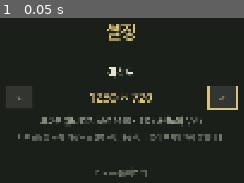
Above: before the commit, frame 1.
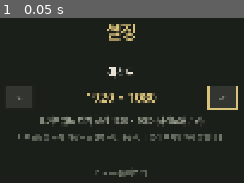
Above: after the commit, the same moment.

Repository: kimtuna/Gunfarm
Game: Godot game, scene res://scenes/settings.tscn
Two runs of this game, one before a commit and one after it. Both use one fixed random seed, a clock stepped at 60 frames per second and the inputs below. This scene is started directly instead of the project's main scene.
Inputs:
- Up to frame 1 (0.05 s): no input

The runs differ from the first frame. In frame 1, 2.8% of the frame differs, in the area x 16-85%, y 45-67%.

Commit message:
fix(design-loop): 루프가 QA 를 직접 돌린다 + 초원·바다 요구를 사람 말대로 다시 쓴다
사람 지적(2026-09-10): "지금 무엇보다 QA 쪽이 문제인 것 같은데 코드 문제인 거
같거든? 루프 돌리는 코드." — 맞았다. 루프 코드에 버그가 둘 있었다.

**① 세션을 죽여도 자식이 안 죽었다.** `kill $pid` 는 claude 만 죽여서 그 밑에서
돌던 Godot 이 고아로 남았다(실측: ppid 1 짜리 38분 된 qa_player_walk 가 CPU 를
먹고 있었다 — 사람이 "왜 또 기능 QA 를 하고 있냐"고 본 것이 이것이다).
`kill_tree()` 로 자식부터 재귀로 죽인다. 세션이 정상 종료해도 한 번 더 훑는다.

**② 루프가 QA 를 돌렸는지 확인하지 않았다.** 세션이 스스로 돌렸다고 「말하면」
믿었다 — 판정자가 판정받는 쪽과 같았다는 뜻이다. 이제 **루프가 직접 돌린다**
(`run_design_qa`). 결과를 measured.md 에 적고 갤러리에 띄운다. **불통과면 세션이
`- [x]`/`- [~]` 로 바꿔놨어도 `- [ ]` 로 되돌린다** — 깨진 것을 사람에게 보이거나
닫으면 안 된다.

**초원(#d2) 을 사람 말대로 다시 썼다**: "빽빽하게가 아니라 **비슷한 계열의 초원
타일을 만들고 그걸 붙여라**." r1 은 덤불을 더 깔아 빽빽하게 만든 것이라 방향이
틀렸다. 지금 변주 8종이 **덤불 자리만 다르고 나머지가 같아서** 여덟 장이 사실상
한 장이다. 색조·길이·밀도·맨땅이 서로 달라야 하고, **8종을 나란히 놓은 그림**을
꼭 올리게 했다. 재는 것도 넓이 하나에서 **평균 색·넓이·개수 셋**으로 늘렸다.

**바다(#d3) 도 다시 썼다**: "sprite 로 **물이 흐르는 것처럼 혹은 파도가 치는 것처럼**."
핵심이 무늬가 아니라 **애니메이션**이라는 것을 맨 앞에 놓고, 「흐르기」와 「파도」를
갈라 적었다. 프레임이 고리로 이어지는지 보는 검사도 새로 요구한다.

Co-Authored-By: Claude Opus 5 (1M context) <noreply@anthropic.com>
Claude-Session: https://claude.ai/code/session_01UwvaQhBRGGt2KeyE73BnFi

Diff:
--- a/game/qa/qa_settings.gd
+++ b/game/qa/qa_settings.gd
@@ -95,11 +95,21 @@
 	_shoot("00_settings_default")
 
 
+## 「다음」을 눌렀을 때 와야 하는 해상도. **목록의 두 번째가 아니라 「지금 고른 것의
+## 다음」이다** — 설정 화면은 목록의 처음이 아니라 **지금 값(저장이 없으면 DEFAULT_SIZE)**
+## 에서 시작한다. 2026-09-08~10 동안은 DEFAULT_SIZE 가 마침 목록의 첫 값(1280x720)이라
+## 둘이 같았고, DEFAULT_SIZE 가 1920x1080 이 되자 이 검사만 거짓 실패했다(INBOX #76).
+func _next_of_default() -> Vector2i:
+	var at := _options.find(SettingsStore.DEFAULT_SIZE)
+	return _options[at + 1] if at >= 0 and at + 1 < _options.size() else Vector2i.ZERO
+
+
 func _step_after_next() -> void:
-	if _options.size() < 2:
-		_fails.append("고를 수 있는 해상도가 %d개뿐이라 이 화면에서는 검증이 불가능하다" % _options.size())
-		return
-	var expected: Vector2i = _options[1]
+	var expected := _next_of_default()
+	if expected == Vector2i.ZERO:
+		_fails.append("기본 해상도 %s 뒤에 고를 수 있는 값이 없어 이 화면에서는 검증이 불가능하다"
+				% SettingsStore.DEFAULT_SIZE)
+		return
 	_expect_value(_label(expected), "다음 해상도로 넘긴 뒤")
 	_expect_window(expected, "다음 해상도로 넘긴 뒤")
 	var saved: Vector2i = SettingsStore.load_settings().get("resolution", Vector2i.ZERO)
@@ -116,15 +126,15 @@
 
 ## 저장된 해상도를 메인 메뉴(진입 씬)가 창에 반영하는지.
 func _step_save_then_reenter_menu() -> void:
-	if _options.size() >= 2:
-		SettingsStore.save_settings({"resolution": _options[1]})
+	if _next_of_default() != Vector2i.ZERO:
+		SettingsStore.save_settings({"resolution": _next_of_default()})
 	SettingsStore.apply_resolution(SettingsStore.DEFAULT_SIZE)  # 일부러 어긋나게 해둔다.
 	change_scene_to_file(MAIN_MENU_SCENE)
 
 
 func _step_menu_applied() -> void:
-	if _options.size() >= 2:
-		_expect_window(_options[1], "메인 메뉴가 저장된 해상도를 반영")
+	if _next_of_default() != Vector2i.ZERO:
+		_expect_window(_next_of_default(), "메인 메뉴가 저장된 해상도를 반영")
 	_shoot("03_menu_applied_saved")
 
 
--- a/game/scripts/settings_store.gd
+++ b/game/scripts/settings_store.gd
@@ -15,8 +15,14 @@
 
 ## 논리 해상도. project.godot 의 window/size/viewport_width/height 와 반드시 같아야 한다.
 ## 이 값이 곧 "화면에 보이는 월드 범위"다.
-## (2026-09-08 사람이 1280x720 에서 넓혔다 — docs/DESIGN.md "카메라 / 해상도".)
-const BASE_SIZE := Vector2i(1440, 810)
+## (2026-09-10 사람이 1440x810 에서 넓혔다 — docs/DESIGN.md "카메라 / 해상도".
+## 그전 이력: 2026-09-08 에 1280x720 → 1440x810.)
+##
+## **project.godot 을 고치는 바퀴는 여기도 같이 고친다.** 2026-09-10 에 실제로 어긋났다 —
+## project.godot 만 1920x1080 이 되고 이 값이 1440x810 으로 남으니, 창을 논리 해상도에
+## 맞춘다고 믿는 검사(`qa_inventory` `qa_hotbar` `qa_death_box`)가 배율 0.75 짜리 창에서
+## 돌면서 마우스 좌표와 화면 픽셀이 통째로 어긋났다.
+const BASE_SIZE := Vector2i(1920, 1080)
 
 ## 고를 수 있는 해상도. 전부 16:9 다 — 논리 해상도와 비율이 같아야 검은 여백 없이
 ## 꽉 찬다(비율이 다른 창은 여백이 생길 뿐, 보이는 월드 범위는 그대로다).
@@ -27,13 +33,19 @@
 	Vector2i(2560, 1440),
 ]
 
-## 창의 기본 크기. **논리 해상도(BASE_SIZE)와 다른 값이다** — 논리 해상도가 1440x810 이
-## 되면서 RESOLUTIONS 에 없는 값이 됐고, 목록에 없는 크기를 기본값으로 두면 설정 화면이
-## 고를 수 없는 값을 보여주게 된다. **반드시 RESOLUTIONS 안의 값**이어야 하고,
-## project.godot 의 window/size/window_*_override 와도 같아야 한다(안 그러면 창이
-## 한 크기로 떴다가 메인 메뉴에서 다른 크기로 튄다).
-## **창 크기와 논리 해상도는 다른 것이다** — 창은 이 그림을 확대/축소해 보여줄 뿐이다.
-const DEFAULT_SIZE := Vector2i(1280, 720)
+## 창의 기본 크기. **반드시 RESOLUTIONS 안의 값**이어야 하고(목록에 없는 크기를
+## 기본값으로 두면 설정 화면이 고를 수 없는 값을 보여준다), project.godot 의
+## window/size/window_*_override 와도 같아야 한다 — 안 그러면 창이 한 크기로 떴다가
+## 메인 메뉴에서 다른 크기로 튄다.
+##
+## **2026-09-10 에 BASE_SIZE 와 다시 같아졌다.** 2026-09-08~10 동안만 달랐는데, 그건
+## 논리 해상도 1440x810 이 RESOLUTIONS 에 없는 값이라 어쩔 수 없이 갈랐던 것이다.
+## 1920x1080 은 목록에 있으므로 가를 이유가 사라졌고, 같아지면 기본 창의 배율이 1 이 되어
+## 도트가 축소로 깎이지 않는다(그전에는 1440x810 을 1280x720 창에 **0.889 배로 줄여**
+## 그리고 있었다 — docs/DESIGN.md "카메라 / 해상도").
+## **창 크기와 논리 해상도는 여전히 다른 개념이다** — 창은 이 그림을 확대/축소해 보여줄
+## 뿐이고, 사람이 설정에서 다른 크기를 고르면 다시 갈린다.
+const DEFAULT_SIZE := Vector2i(1920, 1080)
 
 
 static func default_settings() -> Dictionary:
Not shown, changed: docs/design.html
Not shown, changed: docs/feedback/DESIGN_QUEUE.md
Not shown, changed: loop_design.sh
Not shown, changed: scripts/render_design.py
